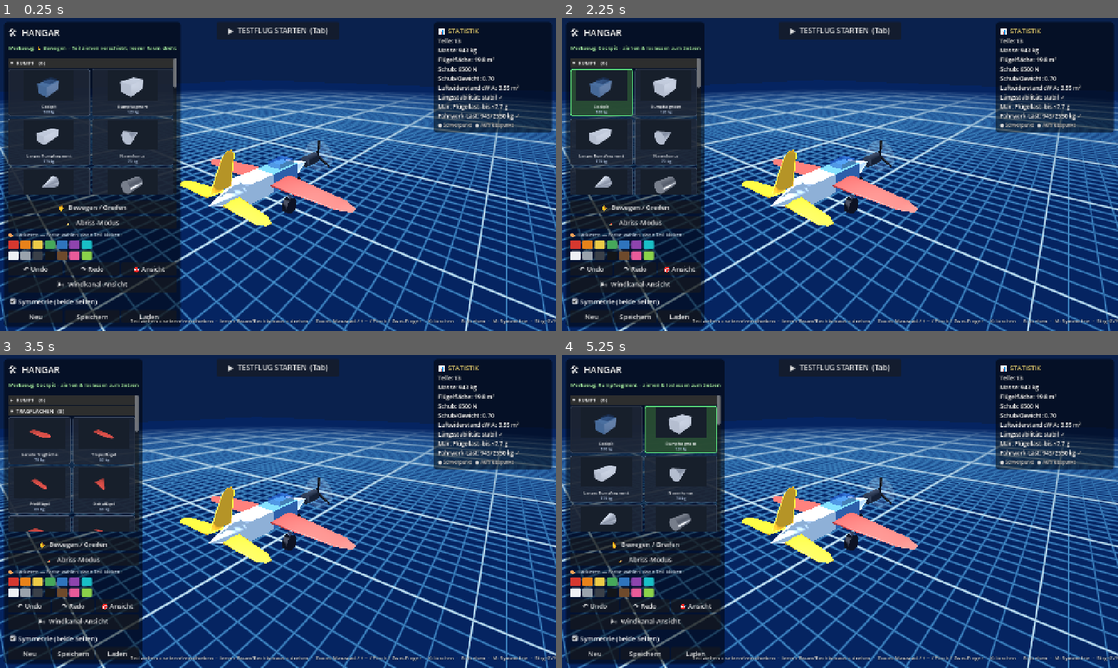
Above: before the commit, frames 1-4 (two rows, left to right).
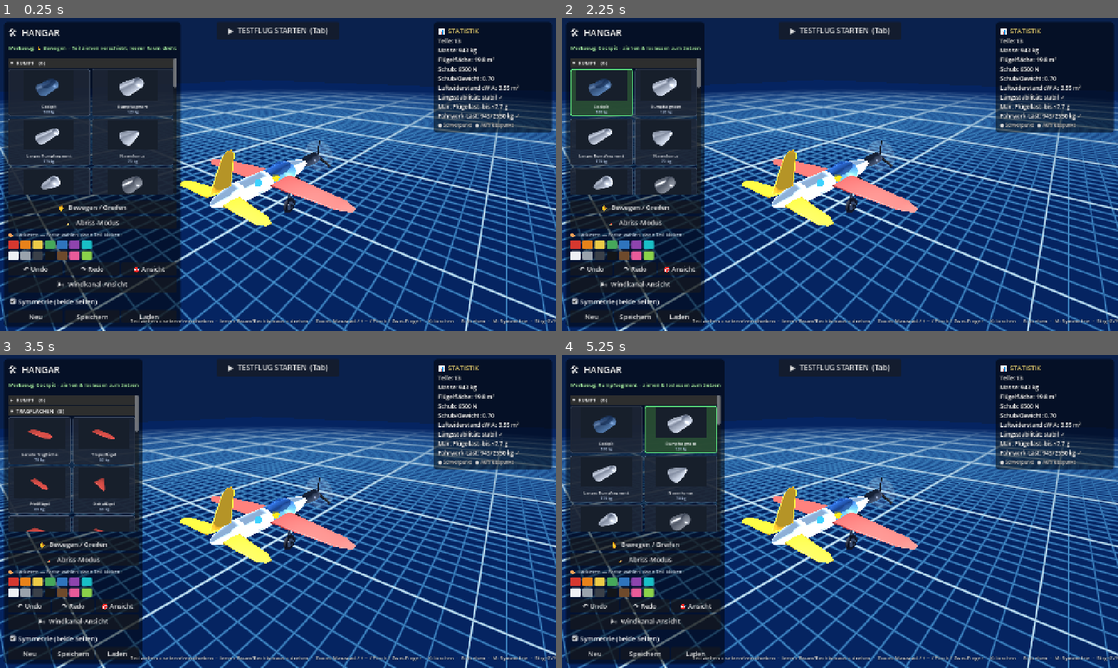
Above: after the commit, the same moments.

Repository: KonstiTheProgrammer/aviasembly
Game: Godot game, scene res://scenes/Main.tscn
Same seed, same stepped clock (60 frames per second), same inputs: the game is played once before the commit and once after it.
Inputs (mouse positions are in pixels of both pictures, inside the frame that each line leads up to):
- Up to frame 1 (0.25 s): no input
- Up to frame 2 (2.25 s): click "▾ RUMPF (6)" at 0.5 s; click "▸ RUMPF (6)" at 1.25 s; click (612, 93) at 2.02 s
- Up to frame 3 (3.5 s): click "▾ RUMPF (6)" at 2.75 s
- Up to frame 4 (5.25 s): click "▸ RUMPF (6)" at 3.5 s; click (600, 430) at 4.27 s; click (667, 430) at 5.02 s

The runs differ from the first frame. In frame 1, 1.9% of the frame differs, in the area x 6-60%, y 18-63%; in frame 2, 1.9%; in frame 3, 1.4%; in frame 4, 1.9%, in the area x 5-60%, y 18-63%.

Commit message:
Bessere prozedurale Teile-Modelle (Rotationskörper statt Primitive)
Alle Bauteile optisch aufgewertet, weiter komplett prozedural (keine externen
Assets). Neuer Helfer _revolve() erzeugt Rotationskörper um Z (sorgfältig
outward-gewickelt, gedeckelt, glatte Normalen) als Einheitsform, per Node-Scale
auf size gezogen:
- Rumpf/Cockpit: glatter elliptischer Tubus statt Box (Cockpit + Glas-Blasenkanzel).
- Nase/Heck: glatte paraboloide Ogive statt Kegel.
- Tank: gewölbte Kapsel-Enden.
- Propeller: runde Gondel + Ogiven-Spinner + getwistete Blätter (Anstellwinkel).
- Jet: runde Gondel + Torus-Einlauflippe + dunkler Einlauf + konvergente Schubdüse
  + Nachbrenner-Glühen.
- Fahrwerk: Torus-Reifen + metallische Felge + Nabe + rundes Federbein.

build_visual bleibt drop-in: Root-Node3D mit MeshInstance3D-Kindern, "Prop"-Node
erhalten, col = Hauptfarbe -> Lackieren/Recolor + Windkanal-Shader + Kollision
(col_size) funktionieren unverändert. part_cd() als cd-Quelle.

Verifiziert: Render-Selbsttest auf Metal (Deckung + Helligkeit pro Beispielteil,
alle OK -> Normalen zeigen nach außen), danach Test entfernt. Parse + Boot sauber.

Co-Authored-By: Claude Opus 4.8 <noreply@anthropic.com>

Diff:
--- a/scripts/Main.gd
+++ b/scripts/Main.gd
@@ -678,7 +678,7 @@
 	var radius: float = maxf(aabb.size.length() * 0.5, 0.4)
 	var cam := Camera3D.new()
 	cam.fov = 36.0
-	var dist: float = radius / tan(deg_to_rad(cam.fov * 0.5)) * 1.18
+	var dist: float = radius / tan(deg_to_rad(cam.fov * 0.5)) * 1.06
 	var dir: Vector3 = Vector3(0.82, 0.58, 1.0).normalized()
 	var pos: Vector3 = center + dir * dist
 	# look_at() braucht den Baum — hier noch nicht eingehängt, daher from_position:
--- a/scripts/PartCatalog.gd
+++ b/scripts/PartCatalog.gd
@@ -248,6 +248,19 @@
 	return m
 
 
+# MeshInstance3D mit Material + Transform in einem Rutsch (gegen Boilerplate).
+static func _mi(mesh: Mesh, mat: Material, pos := Vector3.ZERO, rot := Vector3.ZERO,
+		scl := Vector3.ONE) -> MeshInstance3D:
+	var m := MeshInstance3D.new()
+	m.mesh = mesh
+	if mat != null:
+		m.material_override = mat
+	m.position = pos
+	m.rotation = rot
+	m.scale = scl
+	return m
+
+
 # ---------------------------------------------------------------------------
 # Visuelle Erzeugung — gibt einen Node3D zurück (kann mehrere Meshes enthalten)
 # ---------------------------------------------------------------------------
@@ -263,12 +276,13 @@
 
 	match shape:
 		"box":
-			var mi := MeshInstance3D.new()
-			var bm := BoxMesh.new()
-			bm.size = size
-			mi.mesh = bm
-			mi.material_override = make_material(col, metal, rough)
-			root.add_child(mi)
+			# Rumpfsegment als glatter, leicht abgerundeter Tubus (elliptischer
+			# Querschnitt). Enden flach -> Segmente docken nahtlos aneinander.
+			var tube := _revolve([
+				Vector2(-0.5, 0.49), Vector2(-0.46, 0.5), Vector2(0.46, 0.5), Vector2(0.5, 0.49)
+			], 18)
+			root.add_child(_mi(tube, make_material(col, metal, rough), Vector3.ZERO,
+				Vector3.ZERO, size))
 
 		"wing":
 			var mi := MeshInstance3D.new()
@@ -278,171 +292,155 @@
 			root.add_child(mi)
 
 		"cyl":
-			var mi := MeshInstance3D.new()
-			var cm := CylinderMesh.new()
-			cm.top_radius = size.x * 0.5
-			cm.bottom_radius = size.x * 0.5
-			cm.height = size.z
-			cm.radial_segments = 20
-			mi.mesh = cm
-			mi.rotation = Vector3(PI * 0.5, 0, 0) # Achse Y -> Z
-			mi.material_override = make_material(col, metal, rough)
-			root.add_child(mi)
+			# Tank mit gewölbten Enden (Kapselprofil), schön metallisch.
+			var tank := _revolve(_capsule_profile(), 22)
+			root.add_child(_mi(tank, make_material(col, metal, rough), Vector3.ZERO,
+				Vector3.ZERO, size))
 
 		"nose":
-			var mi := MeshInstance3D.new()
-			var cm := CylinderMesh.new()
-			cm.top_radius = size.x * 0.5
-			cm.bottom_radius = 0.04
-			cm.height = size.z
-			cm.radial_segments = 20
-			mi.mesh = cm
-			# Standard: Spitze zeigt nach vorne (-Z). reverse = Spitze nach hinten.
-			if p.get("reverse", false):
-				mi.rotation = Vector3(-PI * 0.5, 0, 0)
-			else:
-				mi.rotation = Vector3(PI * 0.5, 0, 0)
-			mi.material_override = make_material(col, metal, rough)
-			root.add_child(mi)
+			# Glatte paraboloide Ogive. Standard: Spitze nach vorne (-Z),
+			# reverse = Spitze nach hinten (Heckkonus).
+			var og := _revolve(_ogive_profile(p.get("reverse", false)), 24)
+			root.add_child(_mi(og, make_material(col, metal, rough), Vector3.ZERO,
+				Vector3.ZERO, size))
 
 		"cockpit":
-			var body := MeshInstance3D.new()
-			var bm := BoxMesh.new()
-			bm.size = size
-			body.mesh = bm
-			body.material_override = make_material(col, metal, rough)
-			root.add_child(body)
-			# Kanzel (Glas)
-			var canopy := MeshInstance3D.new()
-			var cb := BoxMesh.new()
-			cb.size = Vector3(size.x * 0.7, size.y * 0.55, size.z * 0.6)
-			canopy.mesh = cb
-			canopy.position = Vector3(0, size.y * 0.5, -size.z * 0.12)
-			var glass := make_material(Color(0.12, 0.22, 0.38), 0.0, 0.05)
+			# Runder Rumpf-Körper, vorne leicht verjüngt (verrundet).
+			var cbody := _revolve([
+				Vector2(-0.5, 0.4), Vector2(-0.42, 0.48), Vector2(-0.2, 0.5),
+				Vector2(0.46, 0.5), Vector2(0.5, 0.49)
+			], 20)
+			root.add_child(_mi(cbody, make_material(col, metal, rough), Vector3.ZERO,
+				Vector3.ZERO, size))
+			# Blasen-Kanzel (halb eingelassene Glaskuppel).
+			var sm := SphereMesh.new()
+			sm.radius = 0.5
+			sm.height = 1.0
+			sm.radial_segments = 24
+			sm.rings = 12
+			var glass := make_material(Color(0.13, 0.24, 0.4), 0.1, 0.05)
 			glass.transparency = BaseMaterial3D.TRANSPARENCY_ALPHA
-			glass.albedo_color.a = 0.55
-			canopy.material_override = glass
-			root.add_child(canopy)
+			glass.albedo_color.a = 0.6
+			glass.rim_enabled = true
+			glass.rim = 0.6
+			root.add_child(_mi(sm, glass, Vector3(0, size.y * 0.32, -size.z * 0.06),
+				Vector3.ZERO, Vector3(size.x * 0.62, size.y * 0.7, size.z * 0.92)))
 
 		"prop":
-			# Gondel
-			var nac := MeshInstance3D.new()
-			var cm := CylinderMesh.new()
-			cm.top_radius = size.x * 0.34
-			cm.bottom_radius = size.x * 0.34
-			cm.height = size.z * 0.7
-			cm.radial_segments = 18
-			nac.mesh = cm
-			nac.rotation = Vector3(PI * 0.5, 0, 0)
-			nac.position = Vector3(0, 0, size.z * 0.1)
-			nac.material_override = make_material(col, metal, rough)
-			root.add_child(nac)
-			# Spinner vorne
-			var spin := MeshInstance3D.new()
-			var sc := CylinderMesh.new()
-			sc.top_radius = size.x * 0.18
-			sc.bottom_radius = 0.02
-			sc.height = size.x * 0.4
-			spin.mesh = sc
-			spin.rotation = Vector3(PI * 0.5, 0, 0)
-			spin.position = Vector3(0, 0, -size.z * 0.42)
-			spin.material_override = make_material(Color(0.7, 0.1, 0.1), 0.5, 0.4)
-			root.add_child(spin)
-			# Propeller (dreht sich im Flug)
+			# Gondel als runder Tubus, hinten verrundet.
+			var nac := _revolve([
+				Vector2(-0.5, 0.5), Vector2(0.34, 0.5), Vector2(0.46, 0.42), Vector2(0.5, 0.28)
+			], 20)
+			root.add_child(_mi(nac, make_material(col, metal, rough), Vector3(0, 0, size.z * 0.08),
+				Vector3.ZERO, Vector3(size.x * 0.68, size.x * 0.68, size.z * 0.72)))
+			# Spinner vorne (glatte Ogive, Spitze nach -Z).
+			var spin := _revolve(_ogive_profile(false), 20)
+			root.add_child(_mi(spin, make_material(Color(0.72, 0.12, 0.1), 0.5, 0.4),
+				Vector3(0, 0, -size.z * 0.44), Vector3.ZERO,
+				Vector3(size.x * 0.36, size.x * 0.36, size.x * 0.55)))
+			# Propeller (dreht sich im Flug) — getwistete, sich verjüngende Blätter.
 			var prop := Node3D.new()
 			prop.name = "Prop"
-			prop.position = Vector3(0, 0, -size.z * 0.5)
-			var blade_mat := make_material(Color(0.08, 0.08, 0.09), 0.2, 0.5)
+			prop.position = Vector3(0, 0, -size.z * 0.52)
+			var blade_mat := make_material(Color(0.08, 0.08, 0.09), 0.25, 0.5)
 			var blade_len: float = size.x * 1.05
 			for i in 3:
 				var holder := Node3D.new()
 				holder.rotation = Vector3(0, 0, deg_to_rad(120.0 * i))
-				var blade := MeshInstance3D.new()
+				# Blatt: lang in Y (radial), dünn, mit Anstellwinkel (Twist um Y).
 				var bbm := BoxMesh.new()
-				bbm.size = Vector3(0.07, blade_len, 0.2)
-				blade.mesh = bbm
-				blade.position = Vector3(0, blade_len * 0.5, 0)
-				blade.material_override = blade_mat
+				bbm.size = Vector3(0.055, blade_len, 0.18)
+				var blade := _mi(bbm, blade_mat, Vector3(0, blade_len * 0.5, 0),
+					Vector3(0, deg_to_rad(22), 0))
 				holder.add_child(blade)
 				prop.add_child(holder)
 			root.add_child(prop)
 			# durchscheinende Propeller-Scheibe (Bewegungsunschärfe-Look)
-			var disc := MeshInstance3D.new()
 			var dm := CylinderMesh.new()
 			dm.top_radius = blade_len
 			dm.bottom_radius = blade_len
 			dm.height = 0.02
 			dm.radial_segments = 24
-			disc.mesh = dm
-			disc.rotation = Vector3(PI * 0.5, 0, 0)
-			disc.position = Vector3(0, 0, -size.z * 0.52)
 			var dmat := make_material(Color(0.5, 0.5, 0.55), 0.1, 0.6)
 			dmat.transparency = BaseMaterial3D.TRANSPARENCY_ALPHA
 			dmat.albedo_color.a = 0.12
 			dmat.cull_mode = BaseMaterial3D.CULL_DISABLED
-			disc.mesh.material = dmat
-			root.add_child(disc)
+			dm.material = dmat
+			root.add_child(_mi(dm, null, Vector3(0, 0, -size.z * 0.54), Vector3(PI * 0.5, 0, 0)))
 
 		"jet":
-			var nac := MeshInstance3D.new()
-			var cm := CylinderMesh.new()
-			cm.top_radius = size.x * 0.5
-			cm.bottom_radius = size.x * 0.46
-			cm.height = size.z
-			cm.radial_segments = 22
-			nac.mesh = cm
-			nac.rotation = Vector3(PI * 0.5, 0, 0)
-			nac.material_override = make_material(col, metal, rough)
-			root.add_child(nac)
-			# dunkler Einlassring vorne
-			var intake := MeshInstance3D.new()
-			var ic := CylinderMesh.new()
-			ic.top_radius = size.x * 0.52
-			ic.bottom_radius = size.x * 0.52
-			ic.height = size.z * 0.12
-			intake.mesh = ic
-			intake.rotation = Vector3(PI * 0.5, 0, 0)
-			intake.position = Vector3(0, 0, -size.z * 0.46)
-			intake.material_override = make_material(Color(0.05, 0.05, 0.06), 0.3, 0.6)
-			root.add_child(intake)
-			# Auspuff (leuchtet leicht)
-			var ex := MeshInstance3D.new()
-			var ec := CylinderMesh.new()
-			ec.top_radius = size.x * 0.3
-			ec.bottom_radius = size.x * 0.42
-			ec.height = size.z * 0.18
-			ex.mesh = ec
-			ex.rotation = Vector3(PI * 0.5, 0, 0)
-			ex.position = Vector3(0, 0, size.z * 0.5)
-			var em := make_material(Color(0.6, 0.25, 0.08), 0.4, 0.4)
+			# Triebwerksgondel als runder Tubus (vorne/hinten leicht verrundet).
+			var jbody := _revolve([
+				Vector2(-0.5, 0.45), Vector2(-0.44, 0.5), Vector2(0.4, 0.5), Vector2(0.5, 0.42)
+			], 22)
+			root.add_child(_mi(jbody, make_material(col, metal, rough), Vector3.ZERO,
+				Vector3.ZERO, Vector3(size.x, size.x, size.z)))
+			# Einlauf-Lippe (Torus) vorne
+			var lip := TorusMesh.new()
+			lip.inner_radius = size.x * 0.4
+			lip.outer_radius = size.x * 0.52
+			lip.rings = 26
+			lip.ring_segments = 12
+			root.add_child(_mi(lip, make_material(Color(0.2, 0.21, 0.24), 0.75, 0.3),
+				Vector3(0, 0, -size.z * 0.5), Vector3(PI * 0.5, 0, 0)))
+			# dunkler Einlauf-Innenraum
+			var face := CylinderMesh.new()
+			face.top_radius = size.x * 0.4
+			face.bottom_radius = size.x * 0.4
+			face.height = 0.04
+			root.add_child(_mi(face, make_material(Color(0.03, 0.03, 0.04), 0.2, 0.7),
+				Vector3(0, 0, -size.z * 0.45), Vector3(PI * 0.5, 0, 0)))
+			# Schubdüse hinten (konvergent)
+			var noz := _revolve([
+				Vector2(-0.5, 0.5), Vector2(0.2, 0.46), Vector2(0.5, 0.34)
+			], 20)
+			root.add_child(_mi(noz, make_material(Color(0.22, 0.22, 0.24), 0.7, 0.3),
+				Vector3(0, 0, size.z * 0.5), Vector3.ZERO,
+				Vector3(size.x, size.x, size.z * 0.22)))
+			# Nachbrenner-Glühen
+			var glow := CylinderMesh.new()
+			glow.top_radius = size.x * 0.3
+			glow.bottom_radius = size.x * 0.3
+			glow.height = 0.04
+			var em := make_material(Color(0.7, 0.3, 0.1), 0.3, 0.4)
 			em.emission_enabled = true
-			em.emission = Color(1.0, 0.4, 0.1)
-			em.emission_energy_multiplier = 0.6
-			ex.material_override = em
-			root.add_child(ex)
+			em.emission = Color(1.0, 0.45, 0.12)
+			em.emission_energy_multiplier = 1.3
+			root.add_child(_mi(glow, em, Vector3(0, 0, size.z * 0.6), Vector3(PI * 0.5, 0, 0)))
 
 		"wheel":
-			# Rad (Achse entlang X)
-			var wheel := MeshInstance3D.new()
-			var wc := CylinderMesh.new()
+			# Reifen als runder Torus (Achse entlang X), Felge + Nabe + Federbein.
 			var r: float = size.z * 0.5
-			wc.top_radius = r
-			wc.bottom_radius = r
-			wc.height = size.x * 0.6
-			wc.radial_segments = 18
-			wheel.mesh = wc
-			wheel.rotation = Vector3(0, 0, PI * 0.5) # Achse Y -> X
-			wheel.position = Vector3(0, -size.y * 0.5 + r, 0)
-			wheel.material_override = make_material(col, 0.1, 0.85)
-			root.add_child(wheel)
-			# Strebe
-			var strut := MeshInstance3D.new()
-			var sb := BoxMesh.new()
-			sb.size = Vector3(0.14, size.y * 0.55, 0.14)
-			strut.mesh = sb
-			strut.position = Vector3(0, size.y * 0.12, 0)
-			strut.material_override = make_material(Color(0.5, 0.5, 0.55), 0.7, 0.4)
-			root.add_child(strut)
+			var wpos := Vector3(0, -size.y * 0.5 + r, 0)
+			var tire_w: float = size.x * 0.5
+			var tire := TorusMesh.new()
+			tire.inner_radius = r * 0.52
+			tire.outer_radius = r
+			tire.rings = 24
+			tire.ring_segments = 14
+			# Torus liegt in XZ (Loch-Achse Y); 90° um Z -> Loch-Achse X (Raddrehachse).
+			root.add_child(_mi(tire, make_material(col, 0.05, 0.9),
+				wpos, Vector3(0, 0, PI * 0.5)))
+			# Felge/Radscheibe (metallisch)
+			var rim := CylinderMesh.new()
+			rim.top_radius = r * 0.56
+			rim.bottom_radius = r * 0.56
+			rim.height = tire_w * 0.7
+			rim.radial_segments = 20
+			root.add_child(_mi(rim, make_material(Color(0.7, 0.72, 0.78), 0.85, 0.3),
+				wpos, Vector3(0, 0, PI * 0.5)))
+			# Nabe
+			var hub := CylinderMesh.new()
+			hub.top_radius = r * 0.2
+			hub.bottom_radius = r * 0.2
+			hub.height = tire_w * 1.02
+			root.add_child(_mi(hub, make_material(Color(0.3, 0.31, 0.34), 0.8, 0.35),
+				wpos, Vector3(0, 0, PI * 0.5)))
+			# Federbein (rundes Standrohr) + Achsschenkel
+			var leg := _revolve(_capsule_profile(), 12)
+			root.add_child(_mi(leg, make_material(Color(0.55, 0.57, 0.62), 0.8, 0.35),
+				Vector3(0, size.y * 0.12, 0), Vector3(PI * 0.5, 0, 0),
+				Vector3(0.16, 0.16, size.y * 0.72)))
 
 		_:
 			var mi := MeshInstance3D.new()
@@ -504,3 +502,66 @@
 static func _airfoil_y(f: float, t: float) -> float:
 	f = clampf(f, 0.0, 1.0)
 	return (t / 0.2) * (0.2969 * sqrt(f) - 0.1260 * f - 0.3516 * f * f + 0.2843 * f * f * f - 0.1015 * f * f * f * f)
+
+
+# ---------------------------------------------------------------------------
+# Rotationskörper um die Z-Achse. profile = Array[Vector2(z, radius)], radius>=0.
+# Enden mit radius>0 werden flach gedeckelt. Outward gewickelt, glatte Normalen.
+# Als EINHEITSform gedacht (r<=0.5, z in [-0.5,0.5]) und per Node-Skalierung gezogen.
+# ---------------------------------------------------------------------------
+static func _revolve(profile: Array, segs := 24) -> ArrayMesh:
+	var st := SurfaceTool.new()
+	st.begin(Mesh.PRIMITIVE_TRIANGLES)
+	var n := profile.size()
+	var stride := segs + 1
+	for ring in n:
+		var z: float = profile[ring].x
+		var rad: float = profile[ring].y
+		for s in stride:
+			var a: float = TAU * float(s) / float(segs)
+			st.add_vertex(Vector3(cos(a) * rad, sin(a) * rad, z))
+	for ring in n - 1:
+		for s in segs:
+			var i0 := ring * stride + s
+			var i1 := ring * stride + s + 1
+			var i2 := (ring + 1) * stride + s
+			var i3 := (ring + 1) * stride + s + 1
+			st.add_index(i0); st.add_index(i1); st.add_index(i2)
+			st.add_index(i1); st.add_index(i3); st.add_index(i2)
+	var verts := n * stride
+	if float(profile[0].y) > 0.001:                  # vorderer Deckel (-Z)
+		st.add_vertex(Vector3(0, 0, profile[0].x))
+		var c0 := verts
+		verts += 1
+		for s in segs:
+			st.add_index(c0); st.add_index(s + 1); st.add_index(s)
+	if float(profile[n - 1].y) > 0.001:              # hinterer Deckel (+Z)
+		st.add_vertex(Vector3(0, 0, profile[n - 1].x))
+		var cn := verts
+		var rb := (n - 1) * stride
+		for s in segs:
+			st.add_index(cn); st.add_index(rb + s); st.add_index(rb + s + 1)
+	st.generate_normals()
+	return st.commit()
+
+
+# Ogiven-/Paraboloid-Nasenprofil (Spitze bei -Z). reverse -> Spitze bei +Z.
+static func _ogive_profile(reverse: bool) -> Array:
+	var pts: Array = []
+	var steps := 10
+	for i in steps + 1:
+		var t: float = float(i) / float(steps)        # 0 = Spitze .. 1 = Basis
+		var z: float = -0.5 + t
+		var r: float = 0.5 * sqrt(t)                   # paraboloide Rundung
+		pts.append(Vector2(z if not reverse else -z, r))
+	if reverse:
+		pts.reverse()                                  # z wieder aufsteigend
+	return pts
+
+
+# Tank-/Kapselprofil mit gewölbten Enden (Einheits-Radius 0.5, z in [-0.5,0.5]).
+static func _capsule_profile() -> Array:
+	return [
+		Vector2(-0.5, 0.0), Vector2(-0.47, 0.3), Vector2(-0.42, 0.45), Vector2(-0.34, 0.5),
+		Vector2(0.34, 0.5), Vector2(0.42, 0.45), Vector2(0.47, 0.3), Vector2(0.5, 0.0),
+	]
Not shown, changed: CLAUDE.md
